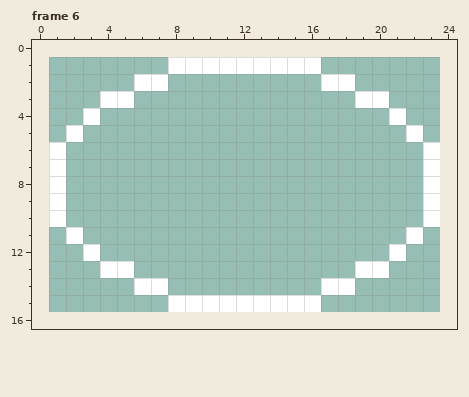
Pixel-art file: Aseprite_Files/regiao.aseprite. That is the earlier state.
23x15 pixels, 6 frames. Shown: frame 6. The old version is drawn lined up with the new one, on the new canvas. The commit also changed other frames, which this record leaves out.
After the commit:
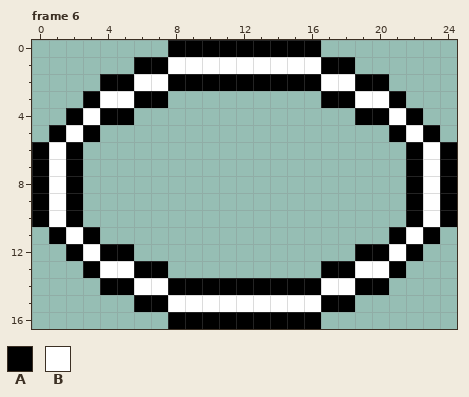
Palette (. is transparent): A #000000  B #ffffff
The exact change:
canvas 23x15 -> 25x17, the old top-left corner now at 1,1
Frame 6:
y 0: x 8..16 ......... -> AAAAAAAAA
y 1: x 6..7 .. -> AA; x 17..18 .. -> AA
y 2: x 4..5 .. -> AA; x 8..16 ......... -> AAAAAAAAA; x 19..20 .. -> AA
y 3: x 3 . -> A; x 6..7 .. -> AA; x 17..18 .. -> AA; x 21 . -> A
y 4: x 2 . -> A; x 4..5 .. -> AA; x 19..20 .. -> AA; x 22 . -> A
y 5: x 1 . -> A; x 3 . -> A; x 21 . -> A; x 23 . -> A
y 6..10: x 0 . -> A; x 2 . -> A; x 22 . -> A; x 24 . -> A
y 11: x 1 . -> A; x 3 . -> A; x 21 . -> A; x 23 . -> A
y 12: x 2 . -> A; x 4..5 .. -> AA; x 19..20 .. -> AA; x 22 . -> A
y 13: x 3 . -> A; x 6..7 .. -> AA; x 17..18 .. -> AA; x 21 . -> A
y 14: x 4..5 .. -> AA; x 8..16 ......... -> AAAAAAAAA; x 19..20 .. -> AA
y 15: x 6..7 .. -> AA; x 17..18 .. -> AA
y 16: x 8..16 ......... -> AAAAAAAAA
Boxes around the changes in both pictures, in picture pixels (x1, y1, x2, y2):
added: (32, 40, 457, 329)
